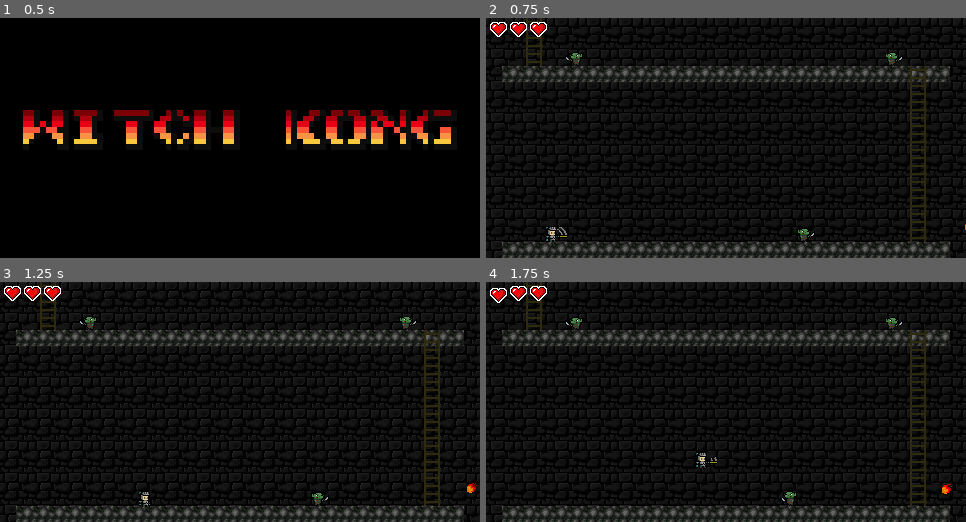
Above: before the commit, frames 1-4 (two rows, left to right).
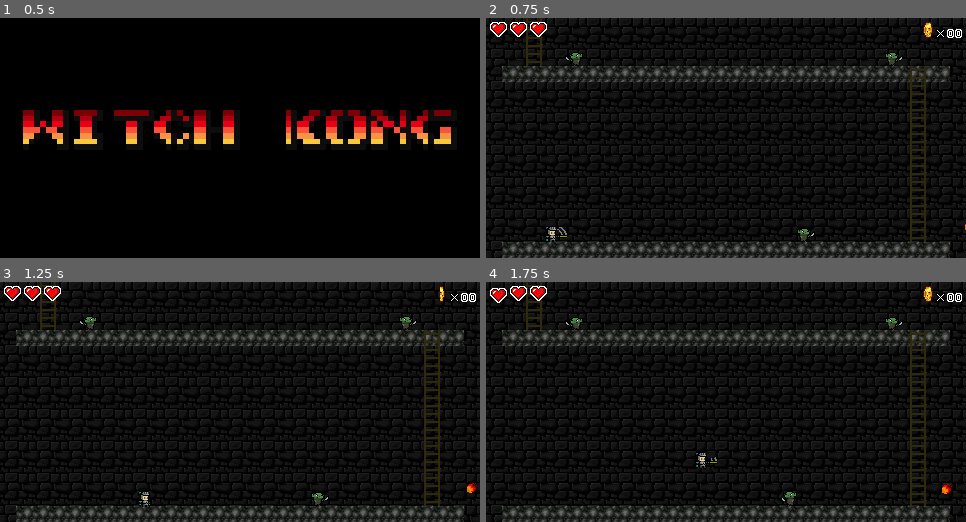
Above: after the commit, the same moments.

Repository: nanoblit/dk
Game: Godot game, scene res://Levels/Intro.tscn
The game is run twice, just before and just after one commit, with the same random seed, the same clock (stepped at 60 frames per second) and the same inputs.
Inputs (mouse positions are in pixels of both pictures, inside the frame that each line leads up to):
- Up to frame 1 (0.5 s): no input
- Up to frame 2 (0.75 s): tap Enter at 0.5 s; move the mouse to (831, 126) at 0.52 s; hold D (walk_right) from 0.53 s (still down); click (831, 126) at 0.6 s
- Up to frame 3 (1.25 s): keep holding D (walk_right); tap Space (jump) at 0.77 s
- Up to frame 4 (1.75 s): keep holding D (walk_right); move the mouse to (630, 414) at 1.27 s; click (630, 414) at 1.35 s; tap Space (jump) at 1.52 s

Frame 1 is identical in both runs. In frame 2, 0.2% of the frame differs, in the area x 91-100%, y 1-9%; in frame 3, 0.1%; in frame 4, 0.2%.

Commit message:
Adds coin counter

Diff:
--- a/World/Player/Player.gd
+++ b/World/Player/Player.gd
@@ -11,6 +11,8 @@
 
 var coins = 0
 var accumulated_coins = 0
+
+signal set_coins
 
 func _physics_process(delta):
 	if disabled:
@@ -120,6 +122,7 @@
 	coins += val
 	accumulated_coins += val
 	print("Coins: ", coins)
+	emit_signal("set_coins", coins)
 
 func remove_coins(val) -> bool:
 	if coins < val:
--- /dev/null
+++ b/World/UI/HUD/CoinCounter.gd
@@ -0,0 +1,7 @@
+extends Node2D
+
+func set_coins(count: int):
+	var count_str = str(count)
+	if (count_str.length() > 1):
+		$Num1.frame = int(count_str.substr(count_str.length()-2, 1))
+	$Num2.frame = int(count_str.substr(count_str.length()-1, 1))
--- /dev/null
+++ b/World/UI/HUD/CoinCounter.tscn
@@ -0,0 +1,63 @@
+[gd_scene load_steps=29 format=2]
+
+[ext_resource path="res://World/UI/HUD/Coin Sprites/Coin08.png" type="Texture" id=1]
+[ext_resource path="res://World/UI/HUD/Coin Sprites/Coin11.png" type="Texture" id=2]
+[ext_resource path="res://World/UI/HUD/Coin Sprites/Coin13.png" type="Texture" id=3]
+[ext_resource path="res://World/UI/HUD/Coin Sprites/Coin14.png" type="Texture" id=4]
+[ext_resource path="res://World/UI/HUD/Coin Sprites/Coin15.png" type="Texture" id=5]
+[ext_resource path="res://World/UI/HUD/Number Sprites/0.png" type="Texture" id=6]
+[ext_resource path="res://World/UI/HUD/Coin Sprites/Coin05.png" type="Texture" id=7]
+[ext_resource path="res://World/UI/HUD/Coin Sprites/Coin07.png" type="Texture" id=8]
+[ext_resource path="res://World/UI/HUD/Coin Sprites/Coin01.png" type="Texture" id=9]
+[ext_resource path="res://World/UI/HUD/Coin Sprites/Coin02.png" type="Texture" id=10]
+[ext_resource path="res://World/UI/HUD/Number Sprites/1.png" type="Texture" id=11]
+[ext_resource path="res://World/UI/HUD/Number Sprites/3.png" type="Texture" id=12]
+[ext_resource path="res://World/UI/HUD/Number Sprites/6.png" type="Texture" id=13]
+[ext_resource path="res://World/UI/HUD/Number Sprites/8.png" type="Texture" id=14]
+[ext_resource path="res://World/UI/HUD/Number Sprites/5.png" type="Texture" id=15]
+[ext_resource path="res://World/UI/HUD/Number Sprites/4.png" type="Texture" id=16]
+[ext_resource path="res://World/UI/HUD/Number Sprites/2.png" type="Texture" id=17]
+[ext_resource path="res://World/UI/HUD/Coin Sprites/Coin06.png" type="Texture" id=18]
+[ext_resource path="res://World/UI/HUD/Coin Sprites/Coin10.png" type="Texture" id=19]
+[ext_resource path="res://World/UI/HUD/Number Sprites/9.png" type="Texture" id=20]
+[ext_resource path="res://World/UI/HUD/Coin Sprites/Coin03.png" type="Texture" id=21]
+[ext_resource path="res://World/UI/HUD/Coin Sprites/Coin09.png" type="Texture" id=22]
+[ext_resource path="res://World/UI/HUD/Coin Sprites/Coin04.png" type="Texture" id=23]
+[ext_resource path="res://World/UI/HUD/Coin Sprites/Coin12.png" type="Texture" id=24]
+[ext_resource path="res://World/UI/HUD/Number Sprites/7.png" type="Texture" id=25]
+[ext_resource path="res://World/UI/HUD/CoinCounter.gd" type="Script" id=26]
+
+[sub_resource type="SpriteFrames" id=1]
+animations = [ {
+"frames": [ ExtResource( 9 ), ExtResource( 10 ), ExtResource( 21 ), ExtResource( 23 ), ExtResource( 7 ), ExtResource( 18 ), ExtResource( 8 ), ExtResource( 1 ), ExtResource( 22 ), ExtResource( 19 ), ExtResource( 2 ), ExtResource( 24 ), ExtResource( 3 ), ExtResource( 4 ), ExtResource( 5 ) ],
+"loop": true,
+"name": "default",
+"speed": 15.0
+} ]
+
+[sub_resource type="SpriteFrames" id=2]
+animations = [ {
+"frames": [ ExtResource( 6 ), ExtResource( 11 ), ExtResource( 17 ), ExtResource( 12 ), ExtResource( 16 ), ExtResource( 15 ), ExtResource( 13 ), ExtResource( 25 ), ExtResource( 14 ), ExtResource( 20 ) ],
+"loop": true,
+"name": "default",
+"speed": 5.0
+} ]
+
+[node name="CoinCounter" type="Node2D"]
+script = ExtResource( 26 )
+
+[node name="Coin" type="AnimatedSprite" parent="."]
+position = Vector2( -42, 0 )
+frames = SubResource( 1 )
+playing = true
+centered = false
+
+[node name="Num1" type="AnimatedSprite" parent="."]
+position = Vector2( -15, 7 )
+frames = SubResource( 2 )
+centered = false
+
+[node name="Num2" type="AnimatedSprite" parent="."]
+position = Vector2( -7, 7 )
+frames = SubResource( 2 )
+centered = false
--- a/World/UI/HUD/HUD.gd
+++ b/World/UI/HUD/HUD.gd
@@ -3,4 +3,6 @@
 export (NodePath) var player_node
 
 func _ready():
-	$HPBar.player = get_node(self.player_node)
+	var player = get_node(player_node)
+	player.get_child(0).connect("damage_dealt", $HPBar, "take_damage")
+	player.connect("set_coins", $CoinCounter, "set_coins")
--- a/World/UI/HUD/HUD.tscn
+++ b/World/UI/HUD/HUD.tscn
@@ -1,10 +1,14 @@
-[gd_scene load_steps=3 format=2]
+[gd_scene load_steps=4 format=2]
 
 [ext_resource path="res://World/UI/HUD/HPBar.tscn" type="PackedScene" id=1]
 [ext_resource path="res://World/UI/HUD/HUD.gd" type="Script" id=2]
+[ext_resource path="res://World/UI/HUD/CoinCounter.tscn" type="PackedScene" id=3]
 
 [node name="HUD" type="Node2D"]
 script = ExtResource( 2 )
 
 [node name="HPBar" parent="." instance=ExtResource( 1 )]
 position = Vector2( 4, 4 )
+
+[node name="CoinCounter" parent="." instance=ExtResource( 3 )]
+position = Vector2( 476, 4 )
Binary file added: World/UI/HUD/Coin Sprites/Coin01.png
Not shown, added: World/UI/HUD/Coin Sprites/Coin01.png.import
Binary file added: World/UI/HUD/Coin Sprites/Coin02.png
Not shown, added: World/UI/HUD/Coin Sprites/Coin02.png.import
Binary file added: World/UI/HUD/Coin Sprites/Coin03.png
Not shown, added: World/UI/HUD/Coin Sprites/Coin03.png.import
Binary file added: World/UI/HUD/Coin Sprites/Coin04.png
Not shown, added: World/UI/HUD/Coin Sprites/Coin04.png.import
Binary file added: World/UI/HUD/Coin Sprites/Coin05.png
Not shown, added: World/UI/HUD/Coin Sprites/Coin05.png.import
Binary file added: World/UI/HUD/Coin Sprites/Coin06.png
Not shown, added: World/UI/HUD/Coin Sprites/Coin06.png.import
(and 38 more such lines)
